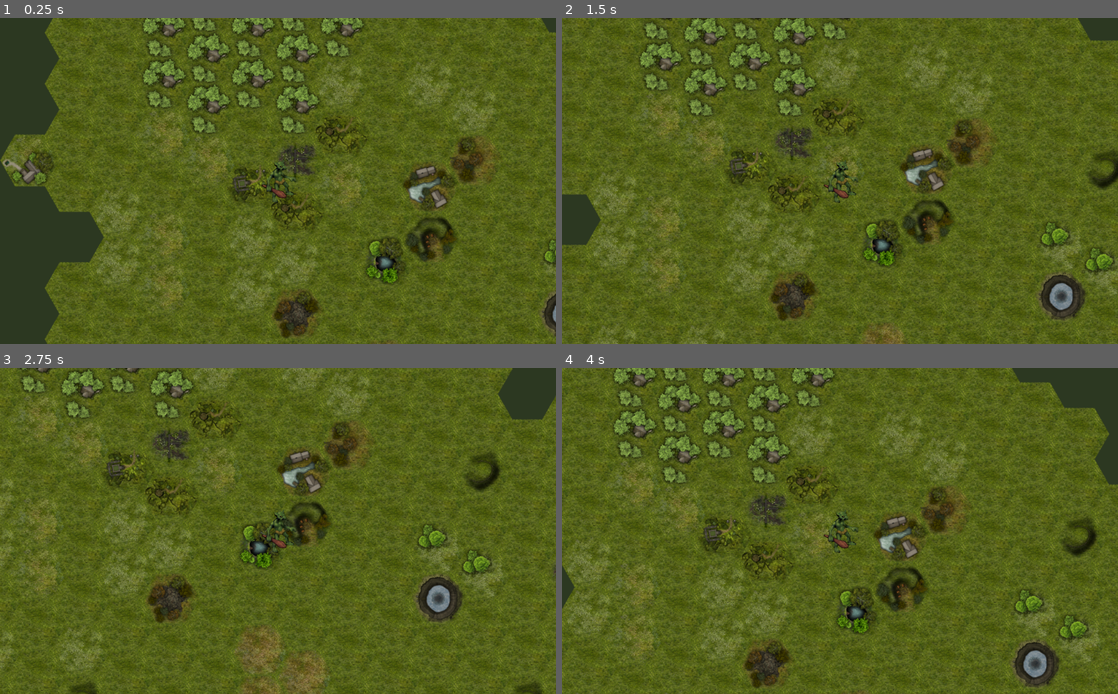
Above: before the commit, frames 1-4 (two rows, left to right).
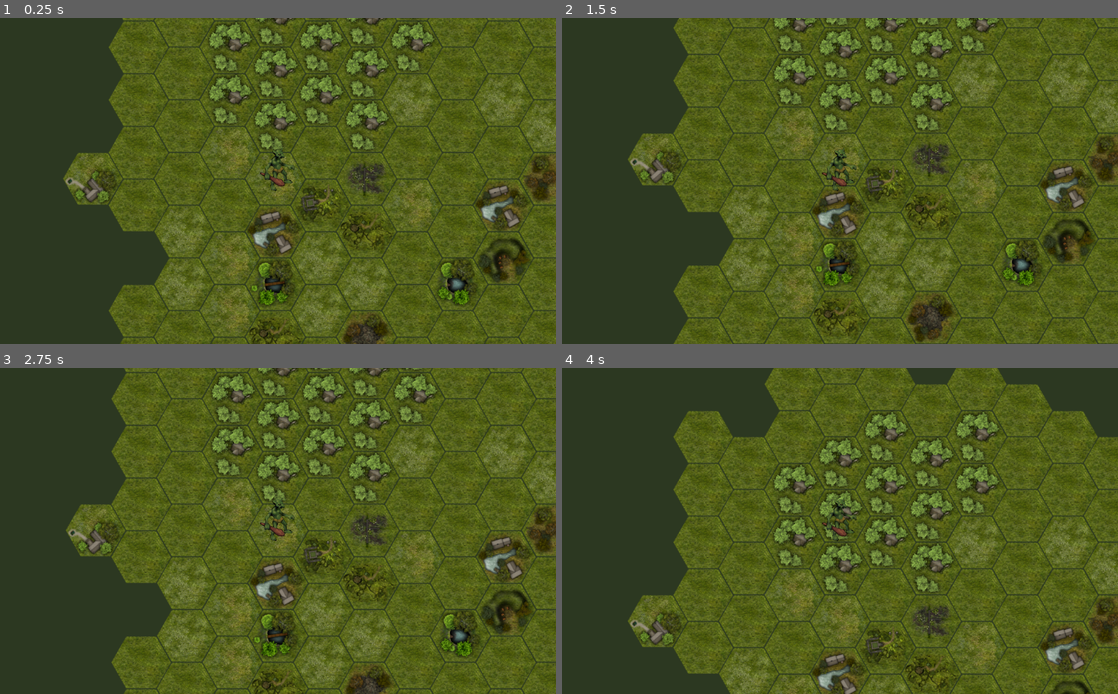
Above: after the commit, the same moments.

Repository: Beweeted/2d_hex_map_demo
Game: Godot game, scene res://map.tscn
Same seed, same stepped clock (60 frames per second), same inputs: the game is played once before the commit and once after it.
Inputs (mouse positions are in pixels of both pictures, inside the frame that each line leads up to):
- Up to frame 1 (0.25 s): no input
- Up to frame 2 (1.5 s): tap Enter at 0.5 s; move the mouse to (962, 164) at 0.52 s; hold Right (move_right) 0.53-1.28 s; click (962, 164) at 0.67 s; move the mouse to (728, 197) at 1.27 s; hold Down (move_down) from 1.28 s (still down); click (728, 197) at 1.42 s
- Up to frame 3 (2.75 s): move the mouse to (333, 459) at 2.02 s; release Down (move_down) at 2.03 s; hold Right (move_right) from 2.03 s (still down); click (333, 459) at 2.17 s
- Up to frame 4 (4 s): move the mouse to (812, 596) at 2.77 s; release Right (move_right) at 2.78 s; hold Up (move_up) 2.78-3.53 s; click (812, 596) at 2.92 s; move the mouse to (1006, 579) at 3.52 s; hold Left (move_left) from 3.53 s (still down); click (1006, 579) at 3.67 s

The runs differ from the first frame. In frame 1, 41% of the frame differs, in the area x 0-100%, y 0-100%; in frame 2, 48%; in frame 3, 50%; in frame 4, 50%.

Commit message:
Some initial changes to the project.

Diff:
--- a/map.tscn
+++ b/map.tscn
@@ -1,17 +1,22 @@
-[gd_scene load_steps=3 format=2]
+[gd_scene load_steps=4 format=2]
 
 [ext_resource path="res://tileset.tres" type="TileSet" id=1]
 [ext_resource path="res://troll.tscn" type="PackedScene" id=2]
+[ext_resource path="res://my_tilemap.gd" type="Script" id=3]
 
 [node name="Map" type="Node2D"]
 
 [node name="TileMap" type="TileMap" parent="."]
+position = Vector2( -467, 173 )
 tile_set = ExtResource( 1 )
-cell_size = Vector2( 82, 94 )
+cell_size = Vector2( 84, 97 )
+cell_custom_transform = Transform2D( 84, 0, 0, 0, 0, 0 )
 cell_half_offset = 1
 cell_tile_origin = 1
+centered_textures = true
 format = 1
-tile_data = PoolIntArray( -458747, 0, 0, -458746, 0, 0, -393 …(716 unchanged characters)… -131066, 0, 0, -131065, 21, 0, -131064, 19, 0, -131063, 0, 0, -131062, 0, 0, -131061, 16, -1200553578, -131060, 0, -1200553578, -131059, 0, 0, -131058, 0, 0, -131057, 0, 0, -131056, 0, -1200553578, -65534, 0, 0, -65533, 1, 0, -65532, 0, 0, -65531, 0, 0, -65530, 20, 0, -65529, 19, 0, -65528, 2, 0, -65527, 0, 0, -65526, 14, 0, -65525, 0, -1200553578, -65524, 0, 0, -65523, 0, 0, -65522, 23, 0, -65521, 0, 0, -65520, 0, -1200553578, -65519, 0, -1200553578, 3, 1, 0, 4, 2, 0, 5, 0, 0, 6, 1, 0, 7, 1, -1200553578, 8, 0, -1200553578, 9, 10, -1200553578, 10, 12, -1200553578, 11, 0, -1200553578, 12, 0, 0, 13, 8, 0, 14, 0, 0, 15, 0, 0, 16, 0, 0, 17, 0, 0, 65538, 0, -1200553578, 65539, 0, 0, 65540, 2, 0, 65541, 0, 0, 65542, 1, 0, 65543, 15, -1200553578 …(899 unchanged characters)…
+tile_data = PoolIntArray( -458747, 0, 0, -458746, 0, 0, -393 …(716 unchanged characters)… -131066, 0, 0, -131065, 21, 0, -131064, 0, 0, -131063, 0, 0, -131062, 0, 0, -131061, 16, -1200553578, -131060, 0, -1200553578, -131059, 0, 0, -131058, 0, 0, -131057, 0, 0, -131056, 0, -1200553578, -65534, 0, 0, -65533, 1, 0, -65532, 0, 0, -65531, 14, 0, -65530, 20, 0, -65529, 19, 0, -65528, 2, 0, -65527, 0, 0, -65526, 14, 0, -65525, 0, -1200553578, -65524, 0, 0, -65523, 0, 0, -65522, 23, 0, -65521, 0, 0, -65520, 0, -1200553578, -65519, 0, -1200553578, 3, 1, 0, 4, 2, 0, 5, 11, 0, 6, 1, 0, 7, 1, -1200553578, 8, 0, -1200553578, 9, 10, -1200553578, 10, 12, -1200553578, 11, 0, -1200553578, 12, 0, 0, 13, 8, 0, 14, 0, 0, 15, 0, 0, 16, 0, 0, 17, 0, 0, 65538, 0, -1200553578, 65539, 0, 0, 65540, 2, 0, 65541, 19, 0, 65542, 1, 0, 65543, 15, -1200553578 …(899 unchanged characters)…
+script = ExtResource( 3 )
 
-[node name="Troll" parent="." instance=ExtResource( 2 )]
-position = Vector2( 602.819, -39.2876 )
+[node name="Troll" parent="TileMap" instance=ExtResource( 2 )]
+position = Vector2( 467, -94 )
--- /dev/null
+++ b/my_tilemap.gd
@@ -0,0 +1,33 @@
+extends TileMap
+class_name MyTileMap
+
+func _input(_InputEvent) -> void:
+	#print_mouse_click_location(_InputEvent)
+	pass
+
+
+func print_mouse_click_location(event: InputEvent) -> void:
+	if event is InputEventMouseButton and event.is_pressed():
+		var local_mouse_location = to_local(get_global_mouse_position())
+		print("Click: %s, Coords: %s" % [get_global_mouse_position(), world_to_map(local_mouse_location)])
+		print(cell_custom_transform)
+
+
+func translated_map_to_world(map_position: Vector2, ignore_half_ofs: bool = false) -> Vector2:
+	var world_position = map_to_world(map_position, ignore_half_ofs)
+	world_position.x += cell_size.x/2
+	world_position.y += cell_size.y/2
+	return world_position
+
+
+func translated_world_to_map(world_position: Vector2) -> Vector2:
+	world_position.x -= cell_size.x/2
+	world_position.y -= cell_size.y/2
+	var map_position = world_to_map(world_position)
+	return map_position
+
+
+func get_map_tile(coords: Vector2, from_world: bool = false) -> Tile:
+	if from_world:
+		coords = translated_world_to_map(coords)
+	return Tile.new(coords, translated_map_to_world(coords), get_cellv(coords))
--- a/project.godot
+++ b/project.godot
@@ -7,6 +7,22 @@
 ;   param=value ; assign values to parameters
 
 config_version=4
+
+_global_script_classes=[ {
+"base": "TileMap",
+"class": "MyTileMap",
+"language": "GDScript",
+"path": "res://my_tilemap.gd"
+}, {
+"base": "Reference",
+"class": "Tile",
+"language": "GDScript",
+"path": "res://tile.gd"
+} ]
+_global_script_class_icons={
+"MyTileMap": "",
+"Tile": ""
+}
 
 [application]
 
--- /dev/null
+++ b/tile.gd
@@ -0,0 +1,31 @@
+var coords: Vector2
+var position: Vector2
+var _tile_type: int
+
+var swamp_tiles: PoolIntArray = [10, 11, 18, 19, 20]
+var forest_tiles: PoolIntArray = [6, 7, 8, 9, 16]
+var rocky_tiles: PoolIntArray = [15, 22, 24]
+var building_tiles: PoolIntArray = [9, 12, 14, 20] #unused
+var obstruction_tiles: PoolIntArray = [-1, 25]
+
+class_name Tile
+
+func _init(initial_coords: Vector2, initial_position: Vector2, tile_type: int = -1) -> void:
+	self.coords = initial_coords
+	self.position = initial_position
+	self._tile_type = tile_type
+
+
+func _to_string() -> String:
+	return "Coord: %s, Pos: %s, Type: %s" % [coords, position, _tile_type]
+
+func is_moveable() -> bool:
+	return not (_tile_type in obstruction_tiles or _tile_type in building_tiles)
+
+
+func is_slow() -> bool:
+	return (_tile_type in swamp_tiles or _tile_type in forest_tiles or _tile_type in rocky_tiles)
+
+
+func print() -> void:
+	print("Coord: %s, Pos: %s, Type: %s" % [coords, position, _tile_type])
--- a/tileset.tres
+++ b/tileset.tres
@@ -36,6 +36,10 @@
 0/tile_mode = 0
 0/occluder_offset = Vector2( 0, 0 )
 0/navigation_offset = Vector2( 0, 0 )
+0/shape_offset = Vector2( 0, 0 )
+0/shape_transform = Transform2D( 1, 0, 0, 1, 0, 0 )
+0/shape_one_way = false
+0/shape_one_way_margin = 0.0
 0/shapes = [  ]
 0/z_index = 0
 1/name = "Tile2"
@@ -46,6 +50,10 @@
 1/tile_mode = 0
 1/occluder_offset = Vector2( 0, 0 )
 1/navigation_offset = Vector2( 0, 0 )
+1/shape_offset = Vector2( 0, 0 )
+1/shape_transform = Transform2D( 1, 0, 0, 1, 0, 0 )
+1/shape_one_way = false
+1/shape_one_way_margin = 0.0
 1/shapes = [  ]
 1/z_index = 0
 2/name = "Tile3"
@@ -56,6 +64,10 @@
 2/tile_mode = 0
 2/occluder_offset = Vector2( 0, 0 )
 2/navigation_offset = Vector2( 0, 0 )
+2/shape_offset = Vector2( 0, 0 )
+2/shape_transform = Transform2D( 1, 0, 0, 1, 0, 0 )
+2/shape_one_way = false
+2/shape_one_way_margin = 0.0
 2/shapes = [  ]
 2/z_index = 0
 3/name = "Tile4"
@@ -66,6 +78,10 @@
 3/tile_mode = 0
 3/occluder_offset = Vector2( 0, 0 )
 3/navigation_offset = Vector2( 0, 0 )
+3/shape_offset = Vector2( 0, 0 )
+3/shape_transform = Transform2D( 1, 0, 0, 1, 0, 0 )
+3/shape_one_way = false
+3/shape_one_way_margin = 0.0
 3/shapes = [  ]
 3/z_index = 0
 4/name = "Tile5"
@@ -76,6 +92,10 @@
 4/tile_mode = 0
 4/occluder_offset = Vector2( 0, 0 )
 4/navigation_offset = Vector2( 0, 0 )
+4/shape_offset = Vector2( 0, 0 )
+4/shape_transform = Transform2D( 1, 0, 0, 1, 0, 0 )
+4/shape_one_way = false
+4/shape_one_way_margin = 0.0
 4/shapes = [  ]
 4/z_index = 0
 5/name = "Tile6"
@@ -86,6 +106,10 @@
 5/tile_mode = 0
 5/occluder_offset = Vector2( 0, 0 )
 5/navigation_offset = Vector2( 0, 0 )
+5/shape_offset = Vector2( 0, 0 )
+5/shape_transform = Transform2D( 1, 0, 0, 1, 0, 0 )
+5/shape_one_way = false
+5/shape_one_way_margin = 0.0
 5/shapes = [  ]
 5/z_index = 0
 6/name = "Tile7"
@@ -96,6 +120,10 @@
 6/tile_mode = 0
 6/occluder_offset = Vector2( 0, 0 )
 6/navigation_offset = Vector2( 0, 0 )
+6/shape_offset = Vector2( 0, 0 )
+6/shape_transform = Transform2D( 1, 0, 0, 1, 0, 0 )
+6/shape_one_way = false
+6/shape_one_way_margin = 0.0
 6/shapes = [  ]
 6/z_index = 0
 7/name = "Tile8"
@@ -106,6 +134,10 @@
 7/tile_mode = 0
 7/occluder_offset = Vector2( 0, 0 )
 7/navigation_offset = Vector2( 0, 0 )
+7/shape_offset = Vector2( 0, 0 )
+7/shape_transform = Transform2D( 1, 0, 0, 1, 0, 0 )
+7/shape_one_way = false
+7/shape_one_way_margin = 0.0
 7/shapes = [  ]
 7/z_index = 0
 8/name = "Tile9"
@@ -116,6 +148,10 @@
 8/tile_mode = 0
 8/occluder_offset = Vector2( 0, 0 )
 8/navigation_offset = Vector2( 0, 0 )
+8/shape_offset = Vector2( 0, 0 )
+8/shape_transform = Transform2D( 1, 0, 0, 1, 0, 0 )
+8/shape_one_way = false
+8/shape_one_way_margin = 0.0
 8/shapes = [  ]
 8/z_index = 0
 9/name = "Tile10"
@@ -126,6 +162,10 @@
 9/tile_mode = 0
 9/occluder_offset = Vector2( 0, 0 )
 9/navigation_offset = Vector2( 0, 0 )
+9/shape_offset = Vector2( 0, 0 )
+9/shape_transform = Transform2D( 1, 0, 0, 1, 0, 0 )
+9/shape_one_way = false
+9/shape_one_way_margin = 0.0
 9/shapes = [  ]
 9/z_index = 0
 10/name = "Tile11"
@@ -136,6 +176,10 @@
 10/tile_mode = 0
 10/occluder_offset = Vector2( 0, 0 )
 10/navigation_offset = Vector2( 0, 0 )
+10/shape_offset = Vector2( 0, 0 )
+10/shape_transform = Transform2D( 1, 0, 0, 1, 0, 0 )
+10/shape_one_way = false
+10/shape_one_way_margin = 0.0
 10/shapes = [  ]
 10/z_index = 0
 11/name = "Tile12"
@@ -146,6 +190,10 @@
 11/tile_mode = 0
 11/occluder_offset = Vector2( 0, 0 )
 11/navigation_offset = Vector2( 0, 0 )
+11/shape_offset = Vector2( 0, 0 )
+11/shape_transform = Transform2D( 1, 0, 0, 1, 0, 0 )
+11/shape_one_way = false
+11/shape_one_way_margin = 0.0
 11/shapes = [  ]
 11/z_index = 0
 12/name = "Tile13"
@@ -156,6 +204,10 @@
 12/tile_mode = 0
 12/occluder_offset = Vector2( 0, 0 )
 12/navigation_offset = Vector2( 0, 0 )
+12/shape_offset = Vector2( 0, 0 )
+12/shape_transform = Transform2D( 1, 0, 0, 1, 0, 0 )
+12/shape_one_way = false
+12/shape_one_way_margin = 0.0
 12/shapes = [  ]
 12/z_index = 0
 13/name = "Tile14"
@@ -166,6 +218,10 @@
 13/tile_mode = 0
 13/occluder_offset = Vector2( 0, 0 )
 13/navigation_offset = Vector2( 0, 0 )
+13/shape_offset = Vector2( 0, 0 )
+13/shape_transform = Transform2D( 1, 0, 0, 1, 0, 0 )
+13/shape_one_way = false
+13/shape_one_way_margin = 0.0
 13/shapes = [  ]
 13/z_index = 0
 14/name = "Tile15"
@@ -176,6 +232,10 @@
 14/tile_mode = 0
 14/occluder_offset = Vector2( 0, 0 )
 14/navigation_offset = Vector2( 0, 0 )
+14/shape_offset = Vector2( 0, 0 )
+14/shape_transform = Transform2D( 1, 0, 0, 1, 0, 0 )
+14/shape_one_way = false
+14/shape_one_way_margin = 0.0
 14/shapes = [  ]
 14/z_index = 0
 15/name = "Tile16"
@@ -186,6 +246,10 @@
 15/tile_mode = 0
 15/occluder_offset = Vector2( 0, 0 )
 15/navigation_offset = Vector2( 0, 0 )
+15/shape_offset = Vector2( 0, 0 )
+15/shape_transform = Transform2D( 1, 0, 0, 1, 0, 0 )
+15/shape_one_way = false
+15/shape_one_way_margin = 0.0
 15/shapes = [  ]
 15/z_index = 0
 16/name = "Tile17"
@@ -196,6 +260,10 @@
 16/tile_mode = 0
 16/occluder_offset = Vector2( 0, 0 )
 16/navigation_offset = Vector2( 0, 0 )
+16/shape_offset = Vector2( 0, 0 )
+16/shape_transform = Transform2D( 1, 0, 0, 1, 0, 0 )
+16/shape_one_way = false
+16/shape_one_way_margin = 0.0
 16/shapes = [  ]
 16/z_index = 0
 17/name = "Tile18"
@@ -206,6 +274,10 @@
 17/tile_mode = 0
 17/occluder_offset = Vector2( 0, 0 )
 17/navigation_offset = Vector2( 0, 0 )
+17/shape_offset = Vector2( 0, 0 )
+17/shape_transform = Transform2D( 1, 0, 0, 1, 0, 0 )
+17/shape_one_way = false
+17/shape_one_way_margin = 0.0
 17/shapes = [  ]
 17/z_index = 0
 18/name = "Tile19"
@@ -216,6 +288,10 @@
 18/tile_mode = 0
 18/occluder_offset = Vector2( 0, 0 )
 18/navigation_offset = Vector2( 0, 0 )
+18/shape_offset = Vector2( 0, 0 )
+18/shape_transform = Transform2D( 1, 0, 0, 1, 0, 0 )
+18/shape_one_way = false
+18/shape_one_way_margin = 0.0
 18/shapes = [  ]
 18/z_index = 0
 19/name = "Tile20"
@@ -226,6 +302,10 @@
 19/tile_mode = 0
 19/occluder_offset = Vector2( 0, 0 )
 19/navigation_offset = Vector2( 0, 0 )
+19/shape_offset = Vector2( 0, 0 )
+19/shape_transform = Transform2D( 1, 0, 0, 1, 0, 0 )
+19/shape_one_way = false
+19/shape_one_way_margin = 0.0
 19/shapes = [  ]
 19/z_index = 0
 20/name = "Tile21"
@@ -236,6 +316,10 @@
 20/tile_mode = 0
 20/occluder_offset = Vector2( 0, 0 )
 20/navigation_offset = Vector2( 0, 0 )
+20/shape_offset = Vector2( 0, 0 )
+20/shape_transform = Transform2D( 1, 0, 0, 1, 0, 0 )
+20/shape_one_way = false
+20/shape_one_way_margin = 0.0
 20/shapes = [  ]
 20/z_index = 0
 21/name = "Tile22"
@@ -246,6 +330,10 @@
 21/tile_mode = 0
 21/occluder_offset = Vector2( 0, 0 )
 21/navigation_offset = Vector2( 0, 0 )
+21/shape_offset = Vector2( 0, 0 )
+21/shape_transform = Transform2D( 1, 0, 0, 1, 0, 0 )
+21/shape_one_way = false
+21/shape_one_way_margin = 0.0
 21/shapes = [  ]
 21/z_index = 0
 22/name = "Tile23"
@@ -256,6 +344,10 @@
 22/tile_mode = 0
 22/occluder_offset = Vector2( 0, 0 )
 22/navigation_offset = Vector2( 0, 0 )
+22/shape_offset = Vector2( 0, 0 )
+22/shape_transform = Transform2D( 1, 0, 0, 1, 0, 0 )
+22/shape_one_way = false
+22/shape_one_way_margin = 0.0
 22/shapes = [  ]
 22/z_index = 0
 23/name = "Tile24"
@@ -266,6 +358,10 @@
 23/tile_mode = 0
 23/occluder_offset = Vector2( 0, 0 )
 23/navigation_offset = Vector2( 0, 0 )
+23/shape_offset = Vector2( 0, 0 )
+23/shape_transform = Transform2D( 1, 0, 0, 1, 0, 0 )
+23/shape_one_way = false
+23/shape_one_way_margin = 0.0
 23/shapes = [  ]
 23/z_index = 0
 24/name = "Tile25"
@@ -276,6 +372,10 @@
 24/tile_mode = 0
 24/occluder_offset = Vector2( 0, 0 )
 24/navigation_offset = Vector2( 0, 0 )
+24/shape_offset = Vector2( 0, 0 )
+24/shape_transform = Transform2D( 1, 0, 0, 1, 0, 0 )
+24/shape_one_way = false
+24/shape_one_way_margin = 0.0
 24/shapes = [  ]
 24/z_index = 0
 25/name = "Tile26"
@@ -286,5 +386,9 @@
 25/tile_mode = 0
 25/occluder_offset = Vector2( 0, 0 )
 25/navigation_offset = Vector2( 0, 0 )
+25/shape_offset = Vector2( 0, 0 )
+25/shape_transform = Transform2D( 1, 0, 0, 1, 0, 0 )
+25/shape_one_way = false
+25/shape_one_way_margin = 0.0
 25/shapes = [  ]
 25/z_index = 0
--- a/troll.gd
+++ b/troll.gd
@@ -1,13 +1,143 @@
 extends KinematicBody2D
 
-const MOTION_SPEED = 160 # Pixels/second.
-const TAN30DEG = tan(deg2rad(30))
+enum HexDirection {STOPPED = -1, UP, UP_RIGHT, DOWN_RIGHT, DOWN, DOWN_LEFT, UP_LEFT}
+enum BumpState {STOPPED, FORWARD, BACKWARD}
 
-func _physics_process(_delta):
+const BASE_MOTION_SPEED = 300
+const ROTATION_SPEED = 1000
+
+onready var tilemap: MyTileMap = get_parent()
+
+onready var my_tile: Tile = tilemap.get_map_tile(self.position, true)
+onready var dest_tile: Tile = my_tile
+onready var bump_tile: Tile = my_tile
+
+var moving: bool = false
+var spinning: bool = false
+var bumping: int = 0
+
+func _ready() -> void:
+	print("Starting location. %s" % my_tile)
+
+
+func _input(_InputEvent: InputEvent) -> void:
+	if not spinning and not moving:
+		var input := get_input_vector(_InputEvent)
+		var hex_motion := input_to_hex_motion(input)
+		if hex_motion != Vector2.ZERO:
+			var target_tile = tilemap.get_map_tile(my_tile.coords + hex_motion)
+			if target_tile.is_moveable():
+				dest_tile = target_tile
+				moving = true
+			else:
+				#spinning = true
+				bump_tile = target_tile
+				bumping = BumpState.FORWARD
+
+
+func move_to_hex(target_tile: Tile) -> bool:
+	if target_tile.is_moveable():
+		dest_tile = target_tile
+		moving = true
+		return true
+	else:
+		print("ERROR: Tile unmoveable! %s" % target_tile)
+		spinning = true
+		return false
+
+
+func input_to_hex_motion(input_vec: Vector2) -> Vector2:
+	var motion = Vector2()
+	if input_vec.x > 0:
+		motion.x = 1
+	if input_vec.x < 0:
+		motion.x = -1
+	if input_vec.y > 0:
+		motion.y = 1
+	if input_vec.y < 0:
+		motion.y = -1
+
+	# Not moving
+	if input_vec == Vector2.ZERO:
+		return Vector2.ZERO
+	# Can't move sideways
+	if motion.x != 0 and motion.y == 0:
+		return Vector2.ZERO
+
+	# Moving on diagonal
+	if motion.x != 0 and motion.y != 0:
+		motion.y = min(motion.y, 0) if int(my_tile.coords.x) % 2 == 0 else max(motion.y, 0)
+	return motion
+
+
+func get_hex_direction(direction_vector: Vector2) -> int:
+	var direction = HexDirection.STOPPED
+	if direction_vector == Vector2.ZERO:
+		return direction
+	else:
+		if direction_vector.x == 0 and direction_vector.y < 0:
+			direction = HexDirection.UP
+		if direction_vector.x > 0 and direction_vector.y < 0:
+			direction = HexDirection.UP_RIGHT
+		if direction_vector.x > 0 and direction_vector.y > 0:
+			direction = HexDirection.DOWN_RIGHT
+		if direction_vector.x < 0 and direction_vector.y > 0:
+			direction = HexDirection.DOWN_LEFT
+		if direction_vector.x < 0 and direction_vector.y < 0:
+			direction = HexDirection.UP_LEFT
+		if direction_vector.x == 0 and direction_vector.y > 0:
+			direction = HexDirection.DOWN
+	return direction
+
+
+func get_input_vector(_Input: InputEvent) -> Vector2:
 	var motion = Vector2()
 	motion.x = Input.get_action_strength("move_right") - Input.get_action_strength("move_left")
 	motion.y = Input.get_action_strength("move_down") - Input.get_action_strength("move_up")
-	motion.y *= TAN30DEG
-	motion = motion.normalized() * MOTION_SPEED
-	#warning-ignore:return_value_discarded
-	move_and_slide(motion)
+	if motion != Vector2.ZERO:
+		return motion
+	return Vector2.ZERO
+
+
+func _physics_process(delta) -> void:
+	move(delta)
+	spin(delta)
+	bump(delta)
+
+
+func move(delta) -> void:
+	if not moving:
+		return
+	var speed := BASE_MOTION_SPEED if not dest_tile.is_slow() else BASE_MOTION_SPEED / 2
+	var step := position.move_toward(dest_tile.position, delta * speed) - position
+	move_and_collide(step)
+	if position == dest_tile.position:
+		my_tile = dest_tile
+		moving = false
+
+
+func spin(delta) -> void:
+	if not spinning:
+		return
+	rotation_degrees += ROTATION_SPEED * delta
+	if rotation_degrees >= 360:
+		rotation_degrees = 0
+		spinning = false
+
+
+func bump(delta) -> void:
+	if not bumping:
+		return
+	var speed := BASE_MOTION_SPEED
+	var target_tile = my_tile
+	var target_position = my_tile.position
+	if bumping == BumpState.FORWARD:
+		target_tile = bump_tile
+		target_position = target_tile.position - ((target_tile.position - my_tile.position) / 2)
+	#print("Tiles. MyTile: %s, BumpTile: %s, TargetTile: %s" % [my_tile, bump_tile, target_tile])
+	var step := position.move_toward(target_position, delta * speed) - position
+	move_and_collide(step)
+	if position == target_position:
+		bumping += 1
+		if bumping >= BumpState.size():
+			bumping = BumpState.STOPPED
--- a/troll.tscn
+++ b/troll.tscn
@@ -10,10 +10,11 @@
 script = ExtResource( 1 )
 
 [node name="Sprite2D" type="Sprite" parent="."]
+position = Vector2( -3, -22 )
+rotation = 6.28319
 texture = ExtResource( 2 )
 
 [node name="CollisionShape2D" type="CollisionShape2D" parent="."]
-position = Vector2( 3.24216, 19.453 )
 shape = SubResource( 1 )
 
 [node name="Camera2D" type="Camera2D" parent="."]
